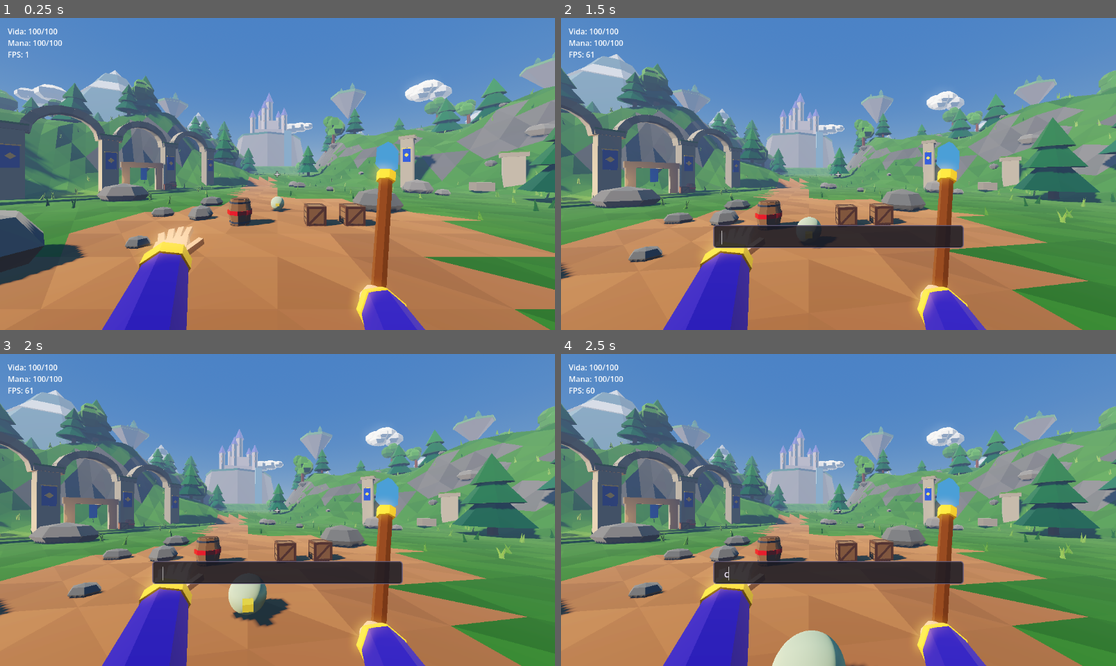
Above: before the commit, frames 1-4 (two rows, left to right).
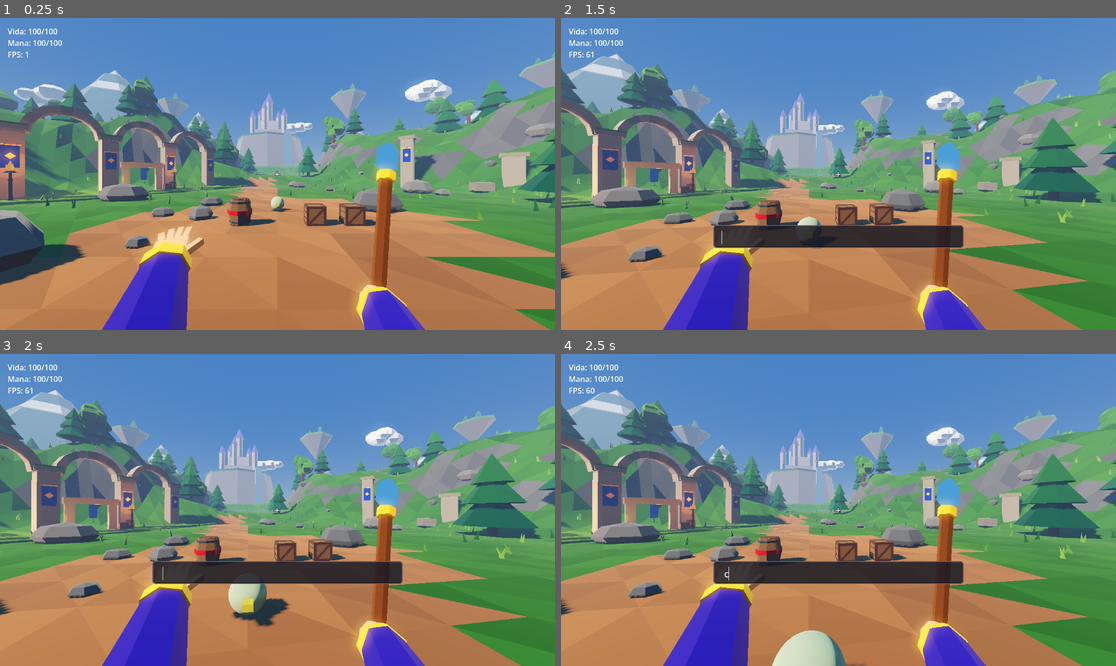
Above: after the commit, the same moments.

Repository: vitortosta4-design/Arcane-Forge
Game: Godot game, scene res://cenas/arena_teste.tscn
Two runs of this game, one before a commit and one after it. Both use one fixed random seed, a clock stepped at 60 frames per second and the inputs below.
Inputs (mouse positions are in pixels of both pictures, inside the frame that each line leads up to):
- Up to frame 1 (0.25 s): no input
- Up to frame 2 (1.5 s): tap Enter at 0.5 s; move the mouse to (866, 174) at 0.52 s; hold Q (abrir_conjuracao) 0.53-1.28 s; hold W (mover_frente) from 0.53 s (still down); tap Space (pular) at 0.77 s; move the mouse to (810, 174) at 1.27 s; click (810, 174) at 1.35 s
- Up to frame 3 (2 s): keep holding W (mover_frente); tap Space (pular) at 1.52 s
- Up to frame 4 (2.5 s): keep holding W (mover_frente); move the mouse to (849, 503) at 2.02 s; hold C (trocar_camera) from 2.03 s (still down)

The runs differ from the first frame. In frame 1, 1.7% of the frame differs, in the area x 0-39%, y 30-59%; in frame 2, 1.0%; in frame 3, 1.0%; in frame 4, 0.9%.

Commit message:
Tochas quentes no muro de arcos para tirar as ruínas do contraluz (escolha 3c)
Duas tochas em frente aos pilares 1 e 3, luz pontual sem sombra com chama
tremulando por código. Testes 242/242; prints em evidencias/fase-2/luz-paleta.

Co-Authored-By: Claude Opus 5.5 <noreply@anthropic.com>
Claude-Session: https://claude.ai/code/session_0181vzWuM37sLFhAsjiwBCXB

Diff:
--- a/jogo/scripts/ambiente/clareira.gd
+++ b/jogo/scripts/ambiente/clareira.gd
@@ -38,12 +38,19 @@
 ## do chão, para o fundo "descansar" e o perto ganhar destaque.
 const COR_MONTANHA := Color(0.36, 0.46, 0.52)
 const COR_NEVE := Color(0.72, 0.74, 0.8)
+## Tochas no muro de arcos (ADR-036, escolha 3c do Vitor): com o sol vindo de
+## oeste-sudoeste o muro fica em contraluz, e a luz quente das tochas devolve
+## o foco às ruínas, como na referência.
+const COR_TOCHA := Color(1.0, 0.6, 0.28)
+const ENERGIA_TOCHA := 2.6
+const ALCANCE_TOCHA := 7.5
 
 var _ruido := FastNoiseLite.new()
 var _ruido_morros := FastNoiseLite.new()
 var _rng := RandomNumberGenerator.new()
 var _material := GeometriaLowPoly.material_toon(0.25, 3)
 var _ilhas: Array[Node3D] = []
+var _luzes_tocha: Array[OmniLight3D] = []
 var _tempo := 0.0
 
 
@@ -61,6 +68,7 @@
 	_criar_rochas()
 	_criar_grama()
 	_criar_ruinas()
+	_criar_tochas()
 	_criar_fundo()
 
 
@@ -69,6 +77,10 @@
 	for i in _ilhas.size():
 		var ilha := _ilhas[i]
 		ilha.position.y = ilha.get_meta("altura_base") + sin(_tempo * 0.4 + i * 2.1) * 1.2
+	# Chama tremulando: duas ondas fora de compasso, para não parecer pisca-pisca.
+	for i in _luzes_tocha.size():
+		var luz := _luzes_tocha[i]
+		luz.light_energy = ENERGIA_TOCHA * (1.0 + sin(_tempo * 9.0 + i * 1.7) * 0.07 + sin(_tempo * 23.0 + i) * 0.04)
 
 
 # --- Relevo ---------------------------------------------------------------
@@ -404,6 +416,82 @@
 	GeometriaLowPoly.anexar(st, GeometriaLowPoly.cubo(Vector3(0.3, 0.3, 0.04)), losango, COR_DOURADO)
 
 
+func _criar_tochas() -> void:
+	# Em frente aos pilares 1 e 3 do muro de arcos, virado para o centro.
+	var de := Vector3(-20.0, 0, -3.0)
+	var ate := Vector3(-9.0, 0, -19.0)
+	var direcao := (ate - de).normalized()
+	var para_centro := Vector3(-direcao.z, 0, direcao.x)
+	if para_centro.dot(-(de + ate) / 2.0) < 0.0:
+		para_centro = -para_centro
+	var vao := (ate - de).length() / 4.0
+	for k in [1, 3]:
+		var p: Vector3 = de + direcao * vao * k + para_centro * 1.3
+		_tocha(_no_chao(p.x, p.z))
+
+
+func _tocha(base: Vector3) -> void:
+	var G := GeometriaLowPoly
+	var tocha := Node3D.new()
+	tocha.name = "TochaRuina"
+	tocha.position = base
+	add_child(tocha)
+
+	var st := G.nova()
+	G.anexar(st, G.cilindro(0.1, 0.07, 1.7, 6), Transform3D(Basis(), Vector3.UP * 0.85), COR_TRONCO * 0.85)
+	G.anexar(st, G.cilindro(0.1, 0.1, 0.08, 6), Transform3D(Basis(), Vector3.UP * 1.25), Color(0.28, 0.27, 0.29))
+	G.anexar(st, G.cilindro(0.3, 0.12, 0.22, 7), Transform3D(Basis(), Vector3.UP * 1.78), Color(0.28, 0.27, 0.29))
+	var suporte := MeshInstance3D.new()
+	suporte.mesh = G.finalizar(st)
+	suporte.material_override = _material
+	tocha.add_child(suporte)
+
+	# Chama: cone laranja por fora e cone amarelo por dentro, com brilho
+	# próprio acima de 1,0 (camada 4 da paleta: o glow pega só nela).
+	var chama_st := G.nova()
+	# Labareda: cone grande + duas línguas tortas dos lados + miolo amarelo.
+	G.anexar(chama_st, G.cilindro(0.24, 0.0, 0.62, 6), Transform3D(Basis(), Vector3.UP * 2.12), Color(1.0, 0.58, 0.14))
+	for lado in [-1.0, 1.0]:
+		var torto := Basis(Vector3(0, 0, 1), -lado * 0.35)
+		G.anexar(chama_st, G.cilindro(0.12, 0.0, 0.42, 5), Transform3D(torto, Vector3(lado * 0.16, 2.02, 0.03)), Color(1.0, 0.7, 0.2))
+	G.anexar(chama_st, G.cilindro(0.13, 0.0, 0.4, 6), Transform3D(Basis(Vector3.UP, 0.5), Vector3.UP * 2.02), Color(1.0, 0.97, 0.7))
+	var chama := MeshInstance3D.new()
+	chama.name = "Chama"
+	chama.mesh = G.finalizar(chama_st)
+	var mat := StandardMaterial3D.new()
+	mat.shading_mode = BaseMaterial3D.SHADING_MODE_UNSHADED
+	mat.vertex_color_use_as_albedo = true
+	mat.emission_enabled = true
+	mat.emission = Color(1.0, 0.5, 0.12)
+	mat.emission_energy_multiplier = 4.0
+	chama.material_override = mat
+	chama.cast_shadow = GeometryInstance3D.SHADOW_CASTING_SETTING_OFF
+	tocha.add_child(chama)
+
+	# Sem sombra de propósito: luz pontual com sombra redesenha a cena em
+	# volta várias vezes (auditoria, seção B).
+	var luz := OmniLight3D.new()
+	luz.position = Vector3.UP * 2.2
+	luz.light_color = COR_TOCHA
+	luz.light_energy = ENERGIA_TOCHA
+	luz.omni_range = ALCANCE_TOCHA
+	luz.omni_attenuation = 1.2
+	tocha.add_child(luz)
+	_luzes_tocha.append(luz)
+
+	var corpo := StaticBody3D.new()
+	corpo.collision_layer = 1
+	corpo.collision_mask = 0
+	var forma := CylinderShape3D.new()
+	forma.radius = 0.2
+	forma.height = 1.9
+	var c := CollisionShape3D.new()
+	c.shape = forma
+	c.position = Vector3.UP * 0.95
+	corpo.add_child(c)
+	tocha.add_child(corpo)
+
+
 # --- Fundo: montanhas, castelo, cachoeira, ilhas e nuvens --------------------
 
 func _criar_fundo() -> void:
Not shown, changed: docs/auditoria-visual-ambiente.md
Not shown, added: evidencias/fase-2/luz-paleta/depois_tochas_ruinas.png
Not shown, added: evidencias/fase-2/luz-paleta/tocha_ruina_perto.png
